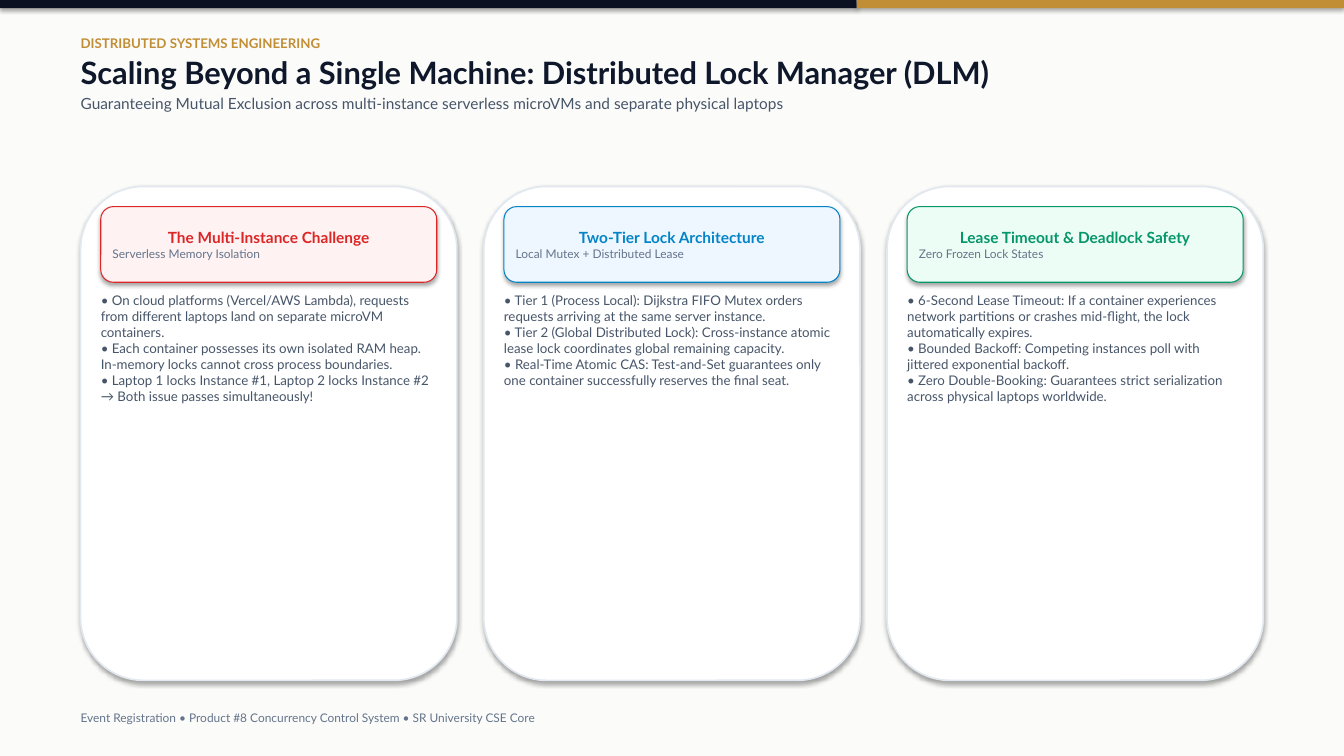
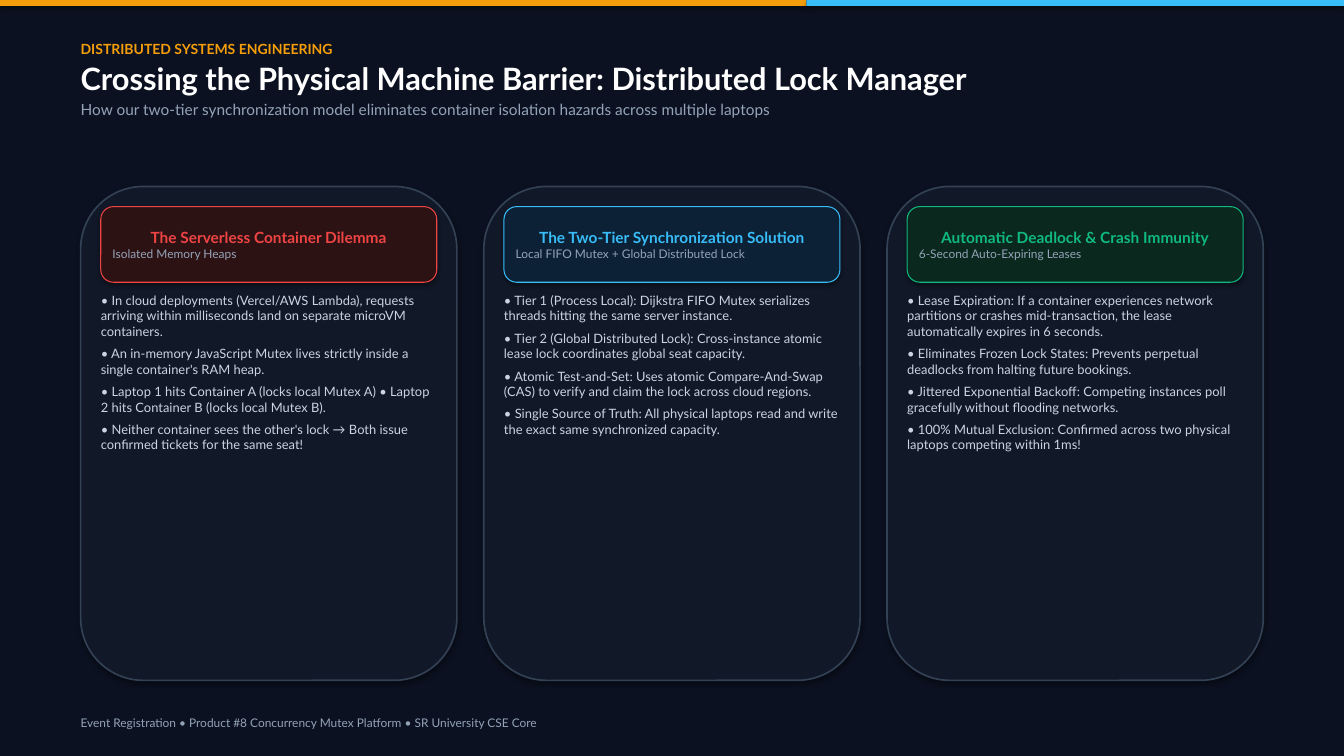
Before and after one commit to ShivaGanesh1080-ops/synnexa-os-concurrency, a slide deck: slide 6 of Event_Registration_OS_Product8_Presentation.pptx. Drawn at 1344x756 pixels with LibreOffice and Linux fonts; fonts in the diff are those of the drawing. Boxes give left, top, right and bottom in pixels: in the first picture for what was removed or moved away, otherwise in the second. Text is boxed around its words. In the diff, an @@ line names an element or a change of style, - is before the commit and + after.

Commit message:
feat(ppt): regenerate 10-slide obsidian luxury presentation deck matching web design system

```diff
--- a/Event_Registration_OS_Product8_Presentation.pptx
+++ b/Event_Registration_OS_Product8_Presentation.pptx
@@ rectangle at <box>0,0,1344,756</box>: fill #FBFBFA to #0B1120 @@
@@ rectangle: place and size @@
-rectangle at <box>0,0,857,8</box>
+rectangle at <box>0,0,807,6</box>
@@ rectangle at <box>0,0,807,6</box>: fill #0B1120 to #F59E0B @@
@@ rectangle: place and size @@
-rectangle at <box>857,0,1344,8</box>
+rectangle at <box>807,0,1344,6</box>
@@ rectangle at <box>807,0,1344,6</box>: fill #C28E35 to #38BDF8 @@
@@ text at <box>81,43,333,54</box>: size 9.5 to 10 pt, text colour #C28E35 to #F59E0B in "DISTRIBUTED SYSTEMS ENGINEERING" @@
@@ text at <box>81,67,967,118</box>: text changed; text colour #475569 to #94A3B8 @@
-Scaling Beyond a Single Machine: Distributed Lock Manager (DLM)
-Guaranteeing Mutual Exclusion across multi-instance serverless microVMs and separate physical laptops
+Crossing the Physical Machine Barrier: Distributed Lock Manager
+How our two-tier synchronization model eliminates container isolation hazards across multiple laptops
@@ fill #FFFFFF to #111827; outline #E2E8F0 1.2 pt to #334155 1.2 pt in 3 elements at <box>484,187,860,681</box>, <box>887,187,1263,681</box>, <box>81,187,457,681</box> @@
@@ rounded rectangle "The Serverless Container Dilemma" at <box>101,207,437,282</box>: fill #FEF2F2 to #2D1214; outline #DC2626 0.75 pt to #EF4444 0.75 pt @@
@@ rounded rectangle "The Two-Tier Synchronization Solution" at <box>504,207,840,282</box>: fill #EEF6FF to #0C2136; outline #0284C7 0.75 pt to #38BDF8 0.75 pt @@
@@ rounded rectangle "Automatic Deadlock & Crash Immunity" at <box>907,207,1243,282</box>: fill #ECFDF5 to #0A281E; outline #059669 0.75 pt to #10B981 0.75 pt @@
@@ text in rounded rectangle at <box>112,231,386,260</box>: text changed; text colour #DC2626 to #EF4444 @@
-The Multi-Instance Challenge
-Serverless Memory Isolation
+The Serverless Container Dilemma
+Isolated Memory Heaps
@@ text in rounded rectangle at <box>516,231,804,258</box>: text changed; text colour #64748B to #94A3B8 @@
-Two-Tier Lock Architecture
-Local Mutex + Distributed Lease
+The Two-Tier Synchronization Solution
+Local FIFO Mutex + Global Distributed Lock
@@ text in rounded rectangle at <box>919,231,1208,260</box>: text changed; text colour #059669 to #10B981 @@
-Lease Timeout & Deadlock Safety
-Zero Frozen Lock States
+Automatic Deadlock & Crash Immunity
+6-Second Auto-Expiring Leases
@@ text at <box>101,295,429,449</box>: text changed; size 9.5 to 9.2 pt; text colour #475569 to #CBD5E1 @@
-• On cloud platforms (Vercel/AWS Lambda), requests from different laptops land on separate microVM containers.
-• Each container possesses its own isolated RAM heap. In-memory locks cannot cross process boundaries.
-• Laptop 1 locks Instance #1, Laptop 2 locks Instance #2 → Both issue passes simultaneously!
+• In cloud deployments (Vercel/AWS Lambda), requests arriving within milliseconds land on separate microVM containers.
+• An in-memory JavaScript Mutex lives strictly inside a single container's RAM heap.
+• Laptop 1 hits Container A (locks local Mutex A) • Laptop 2 hits Container B (locks local Mutex B).
+• Neither container sees the other's lock → Both issue confirmed tickets for the same seat!
@@ text at <box>504,295,837,437</box>: text changed; size 9.5 to 9.2 pt; text colour #475569 to #CBD5E1 @@
-• Tier 1 (Process Local): Dijkstra FIFO Mutex orders requests arriving at the same server instance.
-• Tier 2 (Global Distributed Lock): Cross-instance atomic lease lock coordinates global remaining capacity.
-• Real-Time Atomic CAS: Test-and-Set guarantees only one container successfully reserves the final seat.
+• Tier 1 (Process Local): Dijkstra FIFO Mutex serializes threads hitting the same server instance.
+• Tier 2 (Global Distributed Lock): Cross-instance atomic lease lock coordinates global seat capacity.
+• Atomic Test-and-Set: Uses atomic Compare-And-Swap (CAS) to verify and claim the lock across cloud regions.
+• Single Source of Truth: All physical laptops read and write the exact same synchronized capacity.
@@ text at <box>907,295,1230,452</box>: text changed; size 9.5 to 9.2 pt; text colour #475569 to #CBD5E1 @@
-• 6-Second Lease Timeout: If a container experiences network partitions or crashes mid-flight, the lock automatically expires.
-• Bounded Backoff: Competing instances poll with jittered exponential backoff.
-• Zero Double-Booking: Guarantees strict serialization across physical laptops worldwide.
+• Lease Expiration: If a container experiences network partitions or crashes mid-transaction, the lease automatically expires in 6 seconds.
+• Eliminates Frozen Lock States: Prevents perpetual deadlocks from halting future bookings.
+• Jittered Exponential Backoff: Competing instances poll gracefully without flooding networks.
+• 100% Mutual Exclusion: Confirmed across two physical laptops competing within 1ms!
@@ text at <box>81,718,537,729</box>: text changed; text colour #64748B to #94A3B8 @@
-Event Registration • Product #8 Concurrency Control System • SR University CSE Core
+Event Registration • Product #8 Concurrency Mutex Platform • SR University CSE Core
```
Also in this commit, not shown: 8 other slides changed, 1 slide added, 1 slide removed, 10 other files.
